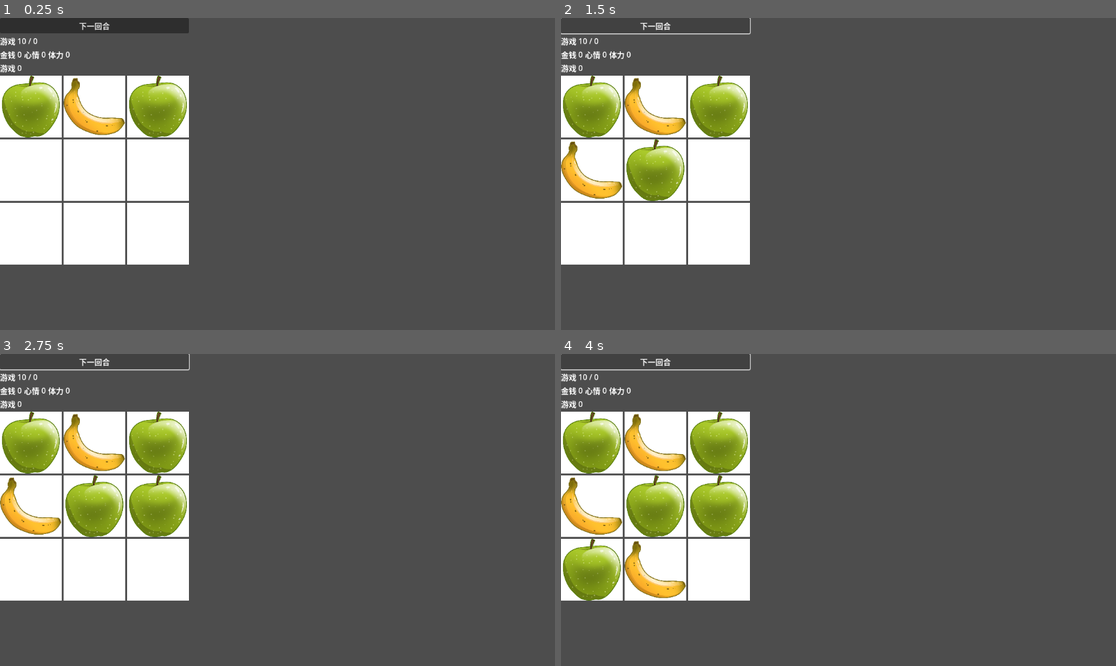
Above: before the commit, frames 1-4 (two rows, left to right).
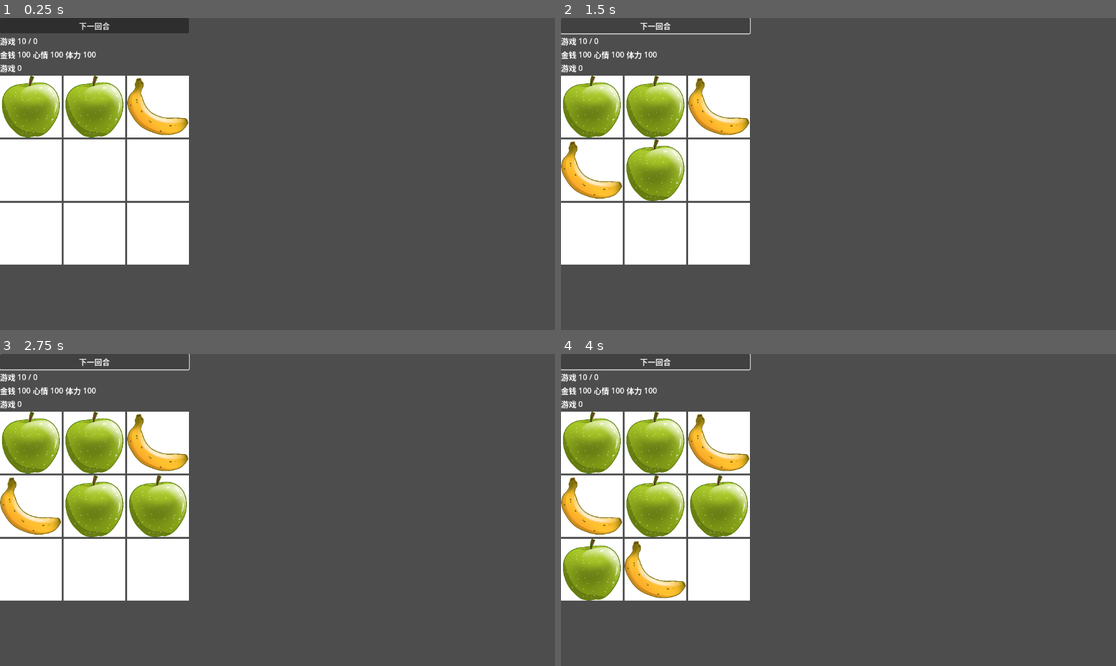
Above: after the commit, the same moments.

Repository: zuiyu1998/life-simulator
Game: Godot game, scene res://test/main_test.tscn
Same seed, same stepped clock (60 frames per second), same inputs: the game is played once before the commit and once after it.
Inputs:
- Up to frame 1 (0.25 s): no input
- Up to frame 2 (1.5 s): click "下一回合" at 0.5 s; click "下一回合" at 1.25 s
- Up to frame 3 (2.75 s): click "下一回合" at 2 s
- Up to frame 4 (4 s): tap Enter at 2.75 s; tap Space at 3.5 s

The runs differ from the first frame. In frame 1, 3.4% of the frame differs, in the area x 3-34%, y 10-39%; in frame 2, 3.4%; in frame 3, 3.4%; in frame 4, 3.4%.

Commit message:
feat: 添加关卡状态控制器

Diff:
--- a/src/level/chess/data/appple.tres
+++ b/src/level/chess/data/appple.tres
@@ -1,17 +1,29 @@
-[gd_resource type="Resource" script_class="Chess" load_steps=7 format=3 uid="uid://q3mrec3b1thm"]
+[gd_resource type="Resource" script_class="Chess" load_steps=8 format=3 uid="uid://q3mrec3b1thm"]
 
 [ext_resource type="Script" uid="uid://kim3xvrhjo47" path="res://src/chess/cost/cost_meta.gd" id="1_4i1gt"]
 [ext_resource type="Script" uid="uid://ctj7a30jipb1p" path="res://src/chess/gain/gain_meta.gd" id="2_p3mjl"]
-[ext_resource type="Resource" uid="uid://bvir2xdxntekf" path="res://src/level/chess/data/money_cost.tres" id="2_rkjwx"]
 [ext_resource type="Script" uid="uid://bqo4lla32p4wj" path="res://src/chess/chess.gd" id="3_m6knl"]
-[ext_resource type="Resource" uid="uid://s3lrkgafo0mj" path="res://src/level/chess/data/game_gain.tres" id="4_5x3d8"]
 [ext_resource type="Texture2D" uid="uid://d3wk5xgjkejmv" path="res://src/level/chess/assets/apple.png" id="4_rkjwx"]
+
+[sub_resource type="Resource" id="Resource_a640l"]
+script = ExtResource("2_p3mjl")
+gain_name = &"money"
+metadata/_custom_type_script = "uid://ctj7a30jipb1p"
+
+[sub_resource type="Resource" id="Resource_m3rvq"]
+script = ExtResource("2_p3mjl")
+gain_name = &"health"
+metadata/_custom_type_script = "uid://ctj7a30jipb1p"
+
+[sub_resource type="Resource" id="Resource_ph10v"]
+script = ExtResource("2_p3mjl")
+gain_name = &"like"
+metadata/_custom_type_script = "uid://ctj7a30jipb1p"
 
 [resource]
 script = ExtResource("3_m6knl")
 chess_name = &"apple"
 description = "这是一个苹果"
 image = ExtResource("4_rkjwx")
-costs = Array[ExtResource("1_4i1gt")]([ExtResource("2_rkjwx")])
-gains = Array[ExtResource("2_p3mjl")]([ExtResource("4_5x3d8")])
+gains = Array[ExtResource("2_p3mjl")]([SubResource("Resource_a640l"), SubResource("Resource_m3rvq"), SubResource("Resource_ph10v")])
 metadata/_custom_type_script = "uid://bqo4lla32p4wj"
--- a/src/level/chess/data/banana.tres
+++ b/src/level/chess/data/banana.tres
@@ -1,17 +1,19 @@
-[gd_resource type="Resource" script_class="Chess" load_steps=7 format=3 uid="uid://dp2qvh4ype7hb"]
+[gd_resource type="Resource" script_class="Chess" load_steps=6 format=3 uid="uid://dp2qvh4ype7hb"]
 
 [ext_resource type="Script" uid="uid://kim3xvrhjo47" path="res://src/chess/cost/cost_meta.gd" id="1_n1udx"]
 [ext_resource type="Script" uid="uid://ctj7a30jipb1p" path="res://src/chess/gain/gain_meta.gd" id="2_4vtjq"]
-[ext_resource type="Resource" uid="uid://bvir2xdxntekf" path="res://src/level/chess/data/money_cost.tres" id="2_7m3bb"]
 [ext_resource type="Texture2D" uid="uid://ctf3vjkcrfa88" path="res://src/level/chess/assets/banana.png" id="3_rmh1l"]
 [ext_resource type="Script" uid="uid://bqo4lla32p4wj" path="res://src/chess/chess.gd" id="4_2m6wh"]
-[ext_resource type="Resource" uid="uid://s3lrkgafo0mj" path="res://src/level/chess/data/game_gain.tres" id="4_txhnf"]
+
+[sub_resource type="Resource" id="Resource_a640l"]
+script = ExtResource("2_4vtjq")
+gain_name = &"game"
+metadata/_custom_type_script = "uid://ctj7a30jipb1p"
 
 [resource]
 script = ExtResource("4_2m6wh")
 chess_name = &"banana"
 description = "这是一个香蕉"
 image = ExtResource("3_rmh1l")
-costs = Array[ExtResource("1_n1udx")]([ExtResource("2_7m3bb")])
-gains = Array[ExtResource("2_4vtjq")]([ExtResource("4_txhnf")])
+gains = Array[ExtResource("2_4vtjq")]([SubResource("Resource_a640l")])
 metadata/_custom_type_script = "uid://bqo4lla32p4wj"
--- a/src/level/chess/data/game_gain.tres
+++ /dev/null
@@ -1,8 +0,0 @@
-[gd_resource type="Resource" script_class="GainMeta" load_steps=2 format=3 uid="uid://s3lrkgafo0mj"]
-
-[ext_resource type="Script" uid="uid://ctj7a30jipb1p" path="res://src/chess/gain/gain_meta.gd" id="1_7x5j1"]
-
-[resource]
-script = ExtResource("1_7x5j1")
-gain_name = &"game"
-metadata/_custom_type_script = "uid://ctj7a30jipb1p"
--- a/src/level/chess/data/money_cost.tres
+++ /dev/null
@@ -1,8 +0,0 @@
-[gd_resource type="Resource" script_class="ChessCost" load_steps=2 format=3 uid="uid://bvir2xdxntekf"]
-
-[ext_resource type="Script" uid="uid://kim3xvrhjo47" path="res://src/chess/cost/cost_meta.gd" id="1_r5p6x"]
-
-[resource]
-script = ExtResource("1_r5p6x")
-cost_name = &"money"
-metadata/_custom_type_script = "uid://kim3xvrhjo47"
--- /dev/null
+++ b/src/level/chess/gain/health_gain.gd
@@ -0,0 +1,8 @@
+extends Gain
+class_name HealthGain
+
+var value: int = 0
+
+# 创建增益元数据
+func get_gain_name() -> StringName:
+	return &"health"
--- a/src/level/chess/game_gain_handler.gd
+++ b/src/level/chess/gain/health_gain_handler.gd
@@ -1,9 +1,9 @@
 extends GainHandler
-class_name GameGainHandler
+class_name HealthGainHandler
 
 func handle(gain_meta: GainMeta) -> Gain:
-	if gain_meta.gain_name == "game":
-		var gain = GameGain.new()
+	if gain_meta.gain_name == "health":
+		var gain = HealthGain.new()
 		gain.value = gain_meta.value
 		return gain
 	else:
--- /dev/null
+++ b/src/level/chess/gain/health_gain_subscription.gd
@@ -0,0 +1,15 @@
+extends GainSubscription
+class_name HealthGainSubscription
+
+var level_state_controller: LevelStateController
+
+static func new_gain_subscription(p_level_state_controller: LevelStateController) -> GainSubscription:
+	var health_gain_subscription = HealthGainSubscription.new()
+	health_gain_subscription.level_state_controller = p_level_state_controller
+	return health_gain_subscription
+
+func handle_gain(gain: Gain):
+	var health_gain = gain as HealthGain
+	if not health_gain:
+		return
+	level_state_controller.add_health(health_gain.value)
--- /dev/null
+++ b/src/level/chess/gain/like_gain.gd
@@ -0,0 +1,8 @@
+extends Gain
+class_name LikeGain
+
+var value: int = 0
+
+# 创建增益元数据
+func get_gain_name() -> StringName:
+	return &"like"
--- /dev/null
+++ b/src/level/chess/gain/like_gain_handler.gd
@@ -0,0 +1,10 @@
+extends GainHandler
+class_name LikeGainHandler
+
+func handle(gain_meta: GainMeta) -> Gain:
+	if gain_meta.gain_name == "like":
+		var gain = LikeGain.new()
+		gain.value = gain_meta.value
+		return gain
+	else:
+		return EmptyGain.new()
--- /dev/null
+++ b/src/level/chess/gain/like_gain_subscription.gd
@@ -0,0 +1,15 @@
+extends GainSubscription
+class_name LikeGainSubscription
+
+var level_state_controller: LevelStateController
+
+static func new_gain_subscription(p_level_state_controller: LevelStateController) -> GainSubscription:
+	var like_gain_subscription = LikeGainSubscription.new()
+	like_gain_subscription.level_state_controller = p_level_state_controller
+	return like_gain_subscription
+
+func handle_gain(gain: Gain):
+	var like_gain = gain as LikeGain
+	if not like_gain:
+		return
+	level_state_controller.add_like(like_gain.value)
--- a/src/level/chess/game_gain.gd
+++ b/src/level/chess/gain/money_gain.gd
@@ -1,8 +1,8 @@
 extends Gain
-class_name GameGain
+class_name MoneyGain
 
 var value: int = 0
 
 # 创建增益元数据
 func get_gain_name() -> StringName:
-	return &"game"
+	return &"money"
--- /dev/null
+++ b/src/level/chess/gain/money_gain_handler.gd
@@ -0,0 +1,10 @@
+extends GainHandler
+class_name MoneyGainHandler
+
+func handle(gain_meta: GainMeta) -> Gain:
+	if gain_meta.gain_name == "money":
+		var gain = MoneyGain.new()
+		gain.value = gain_meta.value
+		return gain
+	else:
+		return EmptyGain.new()
--- /dev/null
+++ b/src/level/chess/gain/money_gain_subscription.gd
@@ -0,0 +1,16 @@
+extends GainSubscription
+class_name MoneyGainSubscription
+
+var level_state_controller: LevelStateController
+
+static func new_gain_subscription(p_level_state_controller: LevelStateController) -> GainSubscription:
+	var money_gain_subscription = MoneyGainSubscription.new()
+	money_gain_subscription.level_state_controller = p_level_state_controller
+	return money_gain_subscription
+
+func handle_gain(gain: Gain):
+	var money_gain = gain as MoneyGain
+	if not money_gain:
+		return
+
+	level_state_controller.add_money(money_gain.value)
--- a/src/level/chess/game_gain_subscription.gd
+++ /dev/null
@@ -1,16 +0,0 @@
-extends GainSubscription
-class_name GameGainSubscription
-
-var level_state_controller: LevelStateController
-
-static func new_gain_subscription(p_level_state_controller: LevelStateController) -> GainSubscription:
-	var game_gain_subscription = GameGainSubscription.new()
-	game_gain_subscription.level_state_controller = p_level_state_controller
-	return game_gain_subscription
-
-func handle_gain(gain: Gain):
-	var game_gain = gain as GameGain
-	if not game_gain:
-		return
-
-	level_state_controller.add_money(game_gain.value)
--- a/src/level/level.gd
+++ b/src/level/level.gd
@@ -48,8 +48,12 @@
 
 
 func init_chess_observer():
-	chess_observer.register_gain_handler("game", GameGainHandler.new())
-	chess_observer.register_gain_subscription("game", GameGainSubscription.new_gain_subscription(level_state_panel.controller))
+	chess_observer.register_gain_handler("health", HealthGainHandler.new())
+	chess_observer.register_gain_subscription("health", HealthGainSubscription.new_gain_subscription(level_state_panel.controller))
+	chess_observer.register_gain_handler("money", MoneyGainHandler.new())
+	chess_observer.register_gain_subscription("money", MoneyGainSubscription.new_gain_subscription(level_state_panel.controller))
+	chess_observer.register_gain_handler("like", LikeGainHandler.new())
+	chess_observer.register_gain_subscription("like", LikeGainSubscription.new_gain_subscription(level_state_panel.controller))
 
 
 func do_init() -> void:
--- a/src/level/level.tscn
+++ b/src/level/level.tscn
@@ -22,7 +22,6 @@
 script = ExtResource("2_em31m")
 
 [node name="LevelStatePanel" parent="VBoxContainer" instance=ExtResource("2_mpbj7")]
-visible = true
 layout_mode = 2
 
 [node name="SkillSetPanel" parent="VBoxContainer" instance=ExtResource("3_em31m")]
--- /dev/null
+++ b/src/level/state/health_panel.gd
@@ -0,0 +1,7 @@
+extends HBoxContainer
+class_name HealthPanel
+
+@onready var value: Label = $Value
+
+func update_value(v: int):
+	value.text = str(v)
--- /dev/null
+++ b/src/level/state/health_panel.tscn
@@ -0,0 +1,14 @@
+[gd_scene load_steps=2 format=3 uid="uid://sswpttsk0h1x"]
+
+[ext_resource type="Script" uid="uid://dy8agvila6hn5" path="res://src/level/state/health_panel.gd" id="1_pjjir"]
+
+[node name="HealthPanel" type="HBoxContainer"]
+script = ExtResource("1_pjjir")
+
+[node name="Label" type="Label" parent="."]
+layout_mode = 2
+text = "体力"
+
+[node name="Value" type="Label" parent="."]
+layout_mode = 2
+text = "0"
--- a/src/level/state/level_state_controller.gd
+++ b/src/level/state/level_state_controller.gd
@@ -2,10 +2,26 @@
 
 var level_state: LevelState = LevelState.new()
 
-var money: MoneyPanel
-var health: Label
-var like: Label
+var money_panel: MoneyPanel
+var health_panel: HealthPanel
+var like_panel: LikePanel
+
+func add_health(v: int):
+	level_state.health += v
+	health_panel.update_value(level_state.health)
+
+
+func add_like(v: int):
+	level_state.like += v
+	print('[ddd]', level_state.like)
+	like_panel.update_value(level_state.like)
+
 
 func add_money(v: int):
 	level_state.money += v
-	money.update_value(level_state.money)
+	money_panel.update_value(level_state.money)
+
+func init_view():
+	money_panel.update_value(level_state.money)
+	like_panel.update_value(level_state.like)
+	health_panel.update_value(level_state.health)
--- a/src/level/state/level_state_panel.gd
+++ b/src/level/state/level_state_panel.gd
@@ -1,17 +1,16 @@
 extends HBoxContainer
 class_name LevelStatePanel
 
-@onready var money: MoneyPanel = $Money
-@onready var health: Label = $HBoxContainer3/Health
-@onready var like: Label = $HBoxContainer2/Like
+@onready var money_panel: MoneyPanel = $MoneyPanel
+@onready var like_panel: LikePanel = $LikePanel
+@onready var health_panel: HealthPanel = $HealthPanel
+
 
 var controller: LevelStateController = LevelStateController.new()
 
-func update_like(count: int):
-	like.text = str(count)
+func _ready() -> void:
+	controller.money_panel = money_panel
+	controller.like_panel = like_panel
+	controller.health_panel = health_panel
 
-func update_health(count: int):
-	health.text = str(count)
-
-func _ready() -> void:
-	controller.money = money
+	controller.init_view()
--- a/src/level/state/level_state_panel.tscn
+++ b/src/level/state/level_state_panel.tscn
@@ -1,35 +1,20 @@
-[gd_scene load_steps=3 format=3 uid="uid://lt16vgxgdml5"]
+[gd_scene load_steps=5 format=3 uid="uid://lt16vgxgdml5"]
 
 [ext_resource type="Script" uid="uid://bwca7gvjqnx1" path="res://src/level/state/level_state_panel.gd" id="1_u45sf"]
 [ext_resource type="PackedScene" uid="uid://cr5kmlt7h3q16" path="res://src/level/state/money.tscn" id="2_bviis"]
+[ext_resource type="PackedScene" uid="uid://po16fampswat" path="res://src/level/state/like.tscn" id="3_e8fc0"]
+[ext_resource type="PackedScene" uid="uid://sswpttsk0h1x" path="res://src/level/state/health_panel.tscn" id="4_8e5u5"]
 
 [node name="LevelStatePanel" type="HBoxContainer"]
-visible = false
 offset_right = 40.0
 offset_bottom = 40.0
 script = ExtResource("1_u45sf")
 
-[node name="Money" parent="." instance=ExtResource("2_bviis")]
+[node name="MoneyPanel" parent="." instance=ExtResource("2_bviis")]
 layout_mode = 2
 
-[node name="HBoxContainer2" type="HBoxContainer" parent="."]
+[node name="LikePanel" parent="." instance=ExtResource("3_e8fc0")]
 layout_mode = 2
 
-[node name="Label" type="Label" parent="HBoxContainer2"]
+[node name="HealthPanel" parent="." instance=ExtResource("4_8e5u5")]
 layout_mode = 2
-text = "心情"
-
-[node name="Like" type="Label" parent="HBoxContainer2"]
-layout_mode = 2
-text = "0"
-
-[node name="HBoxContainer3" type="HBoxContainer" parent="."]
-layout_mode = 2
-
-[node name="Label" type="Label" parent="HBoxContainer3"]
-layout_mode = 2
-text = "体力"
-
-[node name="Health" type="Label" parent="HBoxContainer3"]
-layout_mode = 2
-text = "0"
--- /dev/null
+++ b/src/level/state/like.gd
@@ -0,0 +1,7 @@
+extends HBoxContainer
+class_name LikePanel
+
+@onready var value: Label = $Value
+
+func update_value(v: int):
+	value.text = str(v)
--- /dev/null
+++ b/src/level/state/like.tscn
@@ -0,0 +1,14 @@
+[gd_scene load_steps=2 format=3 uid="uid://po16fampswat"]
+
+[ext_resource type="Script" uid="uid://kanhp74dgjh3" path="res://src/level/state/like.gd" id="1_lws4d"]
+
+[node name="LikePanel" type="HBoxContainer"]
+script = ExtResource("1_lws4d")
+
+[node name="Label" type="Label" parent="."]
+layout_mode = 2
+text = "心情"
+
+[node name="Value" type="Label" parent="."]
+layout_mode = 2
+text = "0"
--- a/src/level/state/money.tscn
+++ b/src/level/state/money.tscn
@@ -2,7 +2,7 @@
 
 [ext_resource type="Script" uid="uid://2u04cem5ri0e" path="res://src/level/state/money.gd" id="1_eaiob"]
 
-[node name="Money" type="HBoxContainer"]
+[node name="MoneyPanel" type="HBoxContainer"]
 script = ExtResource("1_eaiob")
 
 [node name="Label" type="Label" parent="."]
--- a/test/data/chess_grid_defaullt.tres
+++ b/test/data/chess_grid_defaullt.tres
@@ -1,42 +1,57 @@
-[gd_resource type="Resource" script_class="ChessGrid" load_steps=12 format=3 uid="uid://bruupshb0pqjx"]
+[gd_resource type="Resource" script_class="ChessGrid" load_steps=14 format=3 uid="uid://bruupshb0pqjx"]
 
 [ext_resource type="Script" uid="uid://bqo4lla32p4wj" path="res://src/chess/chess.gd" id="1_b1fp8"]
 [ext_resource type="Script" uid="uid://kim3xvrhjo47" path="res://src/chess/cost/cost_meta.gd" id="2_jdq5a"]
-[ext_resource type="Resource" uid="uid://bvir2xdxntekf" path="res://src/level/chess/data/money_cost.tres" id="3_dox31"]
 [ext_resource type="Script" uid="uid://vdi5hbpckkbj" path="res://src/level/chess_grid/chess_grid.gd" id="4_bwq5p"]
 [ext_resource type="Script" uid="uid://ctj7a30jipb1p" path="res://src/chess/gain/gain_meta.gd" id="4_jcgkt"]
-[ext_resource type="Resource" uid="uid://s3lrkgafo0mj" path="res://src/level/chess/data/game_gain.tres" id="5_64b2v"]
 [ext_resource type="Texture2D" uid="uid://d3wk5xgjkejmv" path="res://src/level/chess/assets/apple.png" id="6_7bpjp"]
 [ext_resource type="Texture2D" uid="uid://ctf3vjkcrfa88" path="res://src/level/chess/assets/banana.png" id="7_u2xob"]
 
-[sub_resource type="Resource" id="Resource_jesxc"]
+[sub_resource type="Resource" id="Resource_a640l"]
+script = ExtResource("4_jcgkt")
+gain_name = &"money"
+metadata/_custom_type_script = "uid://ctj7a30jipb1p"
+
+[sub_resource type="Resource" id="Resource_m3rvq"]
+script = ExtResource("4_jcgkt")
+gain_name = &"health"
+metadata/_custom_type_script = "uid://ctj7a30jipb1p"
+
+[sub_resource type="Resource" id="Resource_ph10v"]
+script = ExtResource("4_jcgkt")
+gain_name = &"like"
+metadata/_custom_type_script = "uid://ctj7a30jipb1p"
+
+[sub_resource type="Resource" id="Resource_ct54i"]
 script = ExtResource("1_b1fp8")
 chess_name = &"apple"
 description = "这是一个苹果"
 image = ExtResource("6_7bpjp")
-costs = Array[ExtResource("2_jdq5a")]([ExtResource("3_dox31")])
-gains = Array[ExtResource("4_jcgkt")]([ExtResource("5_64b2v")])
+gains = Array[ExtResource("4_jcgkt")]([SubResource("Resource_a640l"), SubResource("Resource_m3rvq"), SubResource("Resource_ph10v")])
 metadata/_custom_type_script = "uid://bqo4lla32p4wj"
 
-[sub_resource type="Resource" id="Resource_l2x4t"]
+[sub_resource type="Resource" id="Resource_acka5"]
+script = ExtResource("1_b1fp8")
+chess_name = &"apple"
+description = "这是一个苹果"
+image = ExtResource("6_7bpjp")
+gains = Array[ExtResource("4_jcgkt")]([SubResource("Resource_a640l"), SubResource("Resource_m3rvq"), SubResource("Resource_ph10v")])
+metadata/_custom_type_script = "uid://bqo4lla32p4wj"
+
+[sub_resource type="Resource" id="Resource_dw3t6"]
+script = ExtResource("4_jcgkt")
+gain_name = &"game"
+metadata/_custom_type_script = "uid://ctj7a30jipb1p"
+
+[sub_resource type="Resource" id="Resource_jcgkt"]
 script = ExtResource("1_b1fp8")
 chess_name = &"banana"
 description = "这是一个香蕉"
 image = ExtResource("7_u2xob")
-costs = Array[ExtResource("2_jdq5a")]([ExtResource("3_dox31")])
-gains = Array[ExtResource("4_jcgkt")]([ExtResource("5_64b2v")])
-metadata/_custom_type_script = "uid://bqo4lla32p4wj"
-
-[sub_resource type="Resource" id="Resource_alom0"]
-script = ExtResource("1_b1fp8")
-chess_name = &"apple"
-description = "这是一个苹果"
-image = ExtResource("6_7bpjp")
-costs = Array[ExtResource("2_jdq5a")]([ExtResource("3_dox31")])
-gains = Array[ExtResource("4_jcgkt")]([ExtResource("5_64b2v")])
+gains = Array[ExtResource("4_jcgkt")]([SubResource("Resource_dw3t6")])
 metadata/_custom_type_script = "uid://bqo4lla32p4wj"
 
 [resource]
 script = ExtResource("4_bwq5p")
-items = Array[ExtResource("1_b1fp8")]([SubResource("Resource_jesxc"), SubResource("Resource_l2x4t"), SubResource("Resource_alom0"), null, null, null, null, null, null])
+items = Array[ExtResource("1_b1fp8")]([SubResource("Resource_ct54i"), SubResource("Resource_acka5"), SubResource("Resource_jcgkt"), null, null, null, null, null, null])
 metadata/_custom_type_script = "uid://vdi5hbpckkbj"
Renamed: src/level/chess/game_gain.gd.uid -> src/level/chess/gain/health_gain.gd.uid
Renamed: src/level/chess/game_gain_handler.gd.uid -> src/level/chess/gain/health_gain_handler.gd.uid
Renamed: src/level/chess/game_gain_subscription.gd.uid -> src/level/chess/gain/health_gain_subscription.gd.uid
Not shown, added: src/level/chess/gain/like_gain.gd.uid
Not shown, added: src/level/chess/gain/like_gain_handler.gd.uid
Not shown, added: src/level/chess/gain/like_gain_subscription.gd.uid
Not shown, added: src/level/chess/gain/money_gain.gd.uid
Not shown, added: src/level/chess/gain/money_gain_handler.gd.uid
Not shown, added: src/level/chess/gain/money_gain_subscription.gd.uid
Not shown, added: src/level/state/health_panel.gd.uid
Not shown, added: src/level/state/like.gd.uid
